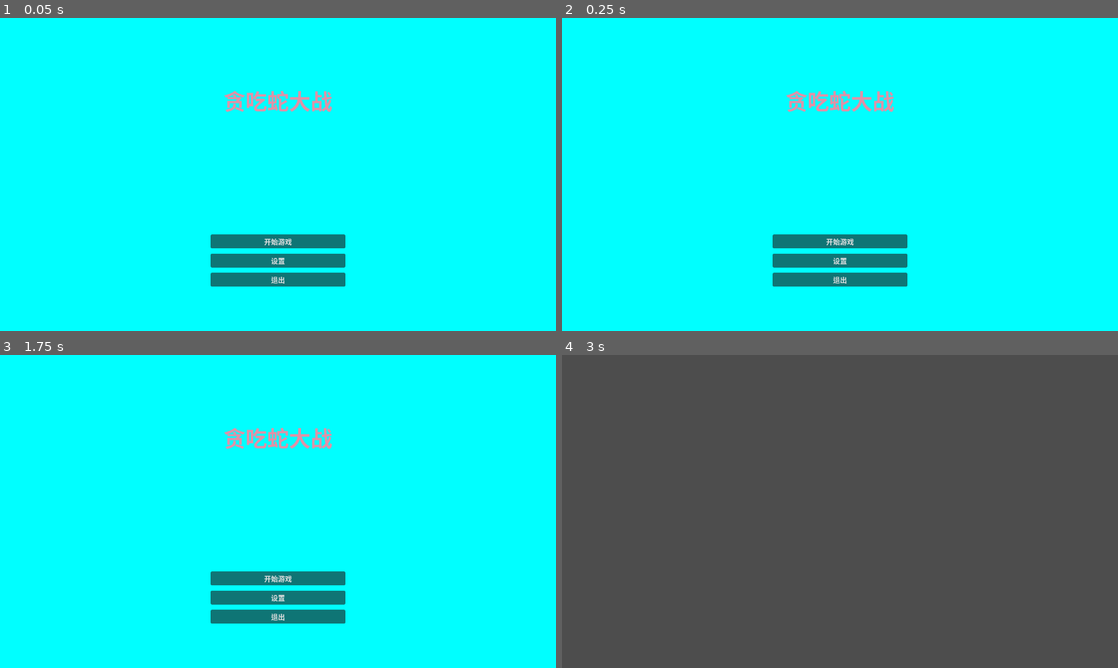
Above: before the commit, frames 1-4 (two rows, left to right).
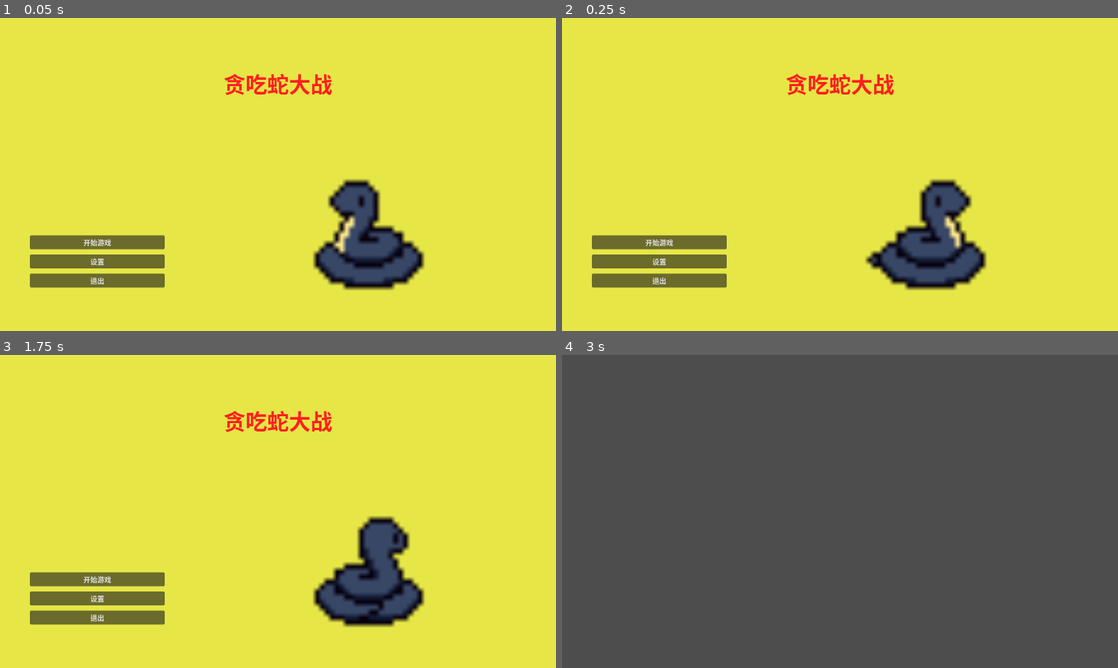
Above: after the commit, the same moments.

Repository: ShenYh98/greedy-snake
Game: Godot game, scene res://StartScreen/StartScreen.tscn
Two runs of this game, one before a commit and one after it. Both use one fixed random seed, a clock stepped at 60 frames per second and the inputs below.
Inputs (mouse positions are in pixels of both pictures, inside the frame that each line leads up to):
- Up to frame 1 (0.05 s): no input
- Up to frame 2 (0.25 s): no input
- Up to frame 3 (1.75 s): click "设置" at 0.5 s; click (38, 389) at 1.25 s
- Up to frame 4 (3 s): click "开始游戏" at 2 s; tap Enter at 2.75 s

The runs differ from the first frame. In frame 1, 100% of the frame differs, in the area x 0-100%, y 0-100%; in frame 2, 100%; in frame 3, 100%; in frame 4, nothing differs.

Commit message:
新增 1. 添加开始界面动画播放 2. 开始和设置页面部分布局调整

Diff:
--- a/Settings/Settings.tscn
+++ b/Settings/Settings.tscn
@@ -21,42 +21,47 @@
 offset_bottom = 720.0
 grow_horizontal = 2
 grow_vertical = 2
-color = Color(0.8470393, 0.7234356, 0.68607664, 1)
+color = Color(0.9019608, 0.9019608, 0.27450982, 1)
 
 [node name="MusicLabel" type="Label" parent="."]
 layout_mode = 0
-offset_left = 197.0
-offset_top = 197.0
-offset_right = 317.0
-offset_bottom = 280.0
-theme_override_colors/font_color = Color(1, 1, 0.1254902, 1)
-theme_override_font_sizes/font_size = 60
+offset_left = 284.0
+offset_top = 230.0
+offset_right = 404.0
+offset_bottom = 313.0
+theme_override_colors/font_color = Color(1, 0.11764706, 0.11764706, 1)
+theme_override_font_sizes/font_size = 50
 text = "音乐"
 
 [node name="MusicIcon" type="TextureRect" parent="."]
 layout_mode = 0
-offset_left = 213.0
-offset_top = 336.0
-offset_right = 277.0
-offset_bottom = 376.0
+offset_left = 298.0
+offset_top = 381.0
+offset_right = 362.0
+offset_bottom = 421.0
 
 [node name="HBoxContainer" type="HBoxContainer" parent="."]
-layout_mode = 0
-offset_left = 432.0
-offset_top = 331.0
-offset_right = 895.0
-offset_bottom = 441.0
+layout_mode = 1
+anchors_preset = 15
+anchor_right = 1.0
+anchor_bottom = 1.0
+offset_left = 567.0
+offset_top = 394.0
+offset_right = 883.0
+offset_bottom = 471.0
+grow_horizontal = 2
+grow_vertical = 2
 theme_override_constants/separation = 100
 alignment = 1
 
 [node name="MusicOff" type="Button" parent="HBoxContainer"]
 layout_mode = 2
-theme_override_font_sizes/font_size = 50
+theme_override_font_sizes/font_size = 40
 text = "禁用"
 
 [node name="MusicOn" type="Button" parent="HBoxContainer"]
 layout_mode = 2
-theme_override_font_sizes/font_size = 50
+theme_override_font_sizes/font_size = 40
 text = "启动"
 
 [node name="BackButton" type="Button" parent="."]
--- a/StartScreen/StartScreen.tscn
+++ b/StartScreen/StartScreen.tscn
@@ -1,6 +1,43 @@
-[gd_scene load_steps=2 format=3 uid="uid://cqt1hm1g1ueh4"]
+[gd_scene load_steps=8 format=3 uid="uid://cqt1hm1g1ueh4"]
 
 [ext_resource type="Script" uid="uid://j5qorhtv8mn0" path="res://StartScreen/start_screen.gd" id="1_vdfby"]
+[ext_resource type="Texture2D" uid="uid://ce2yhyb4kef28" path="res://StartScreen/snakes/iso-snake-blue.png" id="2_cqtsi"]
+
+[sub_resource type="AtlasTexture" id="AtlasTexture_cqtsi"]
+atlas = ExtResource("2_cqtsi")
+region = Rect2(0, 0, 32, 32)
+
+[sub_resource type="AtlasTexture" id="AtlasTexture_4x1nq"]
+atlas = ExtResource("2_cqtsi")
+region = Rect2(0, 32, 32, 32)
+
+[sub_resource type="AtlasTexture" id="AtlasTexture_41jxu"]
+atlas = ExtResource("2_cqtsi")
+region = Rect2(0, 64, 32, 32)
+
+[sub_resource type="AtlasTexture" id="AtlasTexture_h17d6"]
+atlas = ExtResource("2_cqtsi")
+region = Rect2(0, 96, 32, 32)
+
+[sub_resource type="SpriteFrames" id="SpriteFrames_0a8ne"]
+animations = [{
+"frames": [{
+"duration": 1.0,
+"texture": SubResource("AtlasTexture_cqtsi")
+}, {
+"duration": 1.0,
+"texture": SubResource("AtlasTexture_4x1nq")
+}, {
+"duration": 1.0,
+"texture": SubResource("AtlasTexture_41jxu")
+}, {
+"duration": 1.0,
+"texture": SubResource("AtlasTexture_h17d6")
+}],
+"loop": true,
+"name": &"snakes",
+"speed": 5.0
+}]
 
 [node name="StartScreen" type="Control" node_paths=PackedStringArray("start_button", "settings_button", "quit_button")]
 layout_mode = 3
@@ -25,7 +62,7 @@
 offset_bottom = 648.0
 grow_horizontal = 2
 grow_vertical = 2
-color = Color(0, 1, 1, 1)
+color = Color(0.9019608, 0.9019608, 0.27450982, 1)
 
 [node name="Title" type="Label" parent="."]
 layout_mode = 1
@@ -33,12 +70,12 @@
 anchor_right = 1.0
 anchor_bottom = 1.0
 offset_left = 485.0
-offset_top = 153.0
+offset_top = 114.0
 offset_right = 667.0
-offset_bottom = 153.0
+offset_bottom = 114.0
 grow_horizontal = 2
 grow_vertical = 2
-theme_override_colors/font_color = Color(0.8799159, 0.56726277, 0.6549567, 1)
+theme_override_colors/font_color = Color(1, 0.11764706, 0.11764706, 1)
 theme_override_font_sizes/font_size = 50
 text = "贪吃蛇大战"
 horizontal_alignment = 1
@@ -48,10 +85,10 @@
 anchors_preset = 15
 anchor_right = 1.0
 anchor_bottom = 1.0
-offset_left = 485.0
-offset_top = 424.0
-offset_right = 667.0
-offset_bottom = 621.0
+offset_left = 69.0
+offset_top = 426.0
+offset_right = 251.0
+offset_bottom = 623.0
 grow_horizontal = 2
 grow_vertical = 2
 theme_override_constants/separation = 12
@@ -68,3 +105,11 @@
 [node name="QuitButton" type="Button" parent="MenuContainer"]
 layout_mode = 2
 text = "退出"
+
+[node name="SnakesAnimated" type="AnimatedSprite2D" parent="."]
+position = Vector2(849.00006, 469)
+scale = Vector2(11.296876, 11.734376)
+sprite_frames = SubResource("SpriteFrames_0a8ne")
+animation = &"snakes"
+autoplay = "snakes"
+frame_progress = 0.6729457
Binary file added: StartScreen/snakes/iso-snake-blue.png
Not shown, added: StartScreen/snakes/iso-snake-blue.png.import
